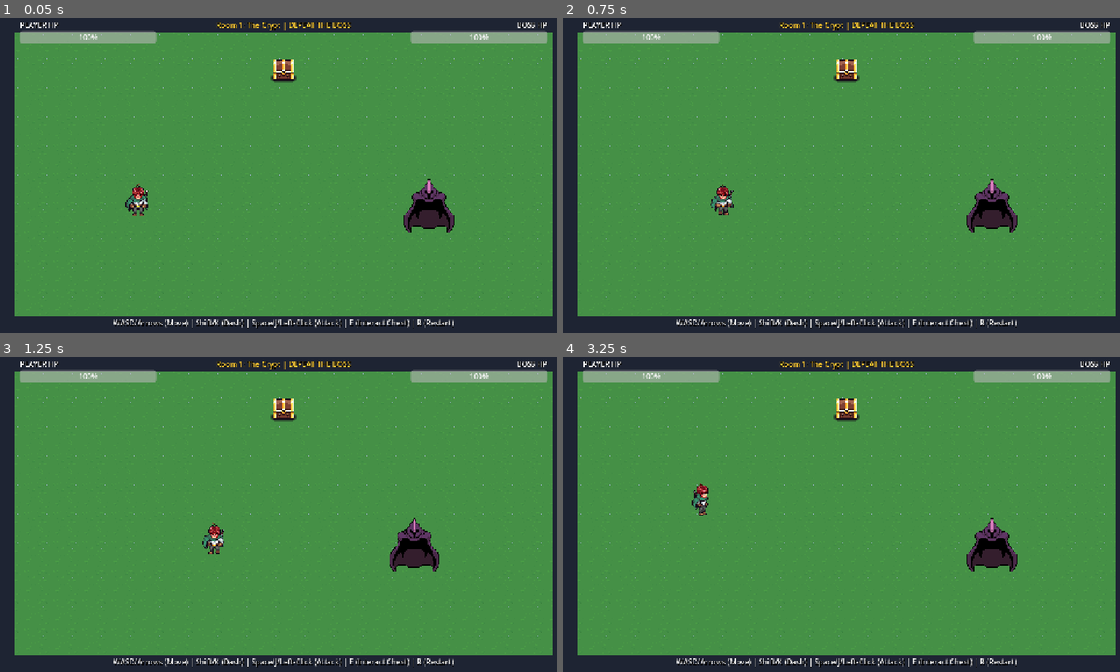
Above: before the commit, frames 1-4 (two rows, left to right).
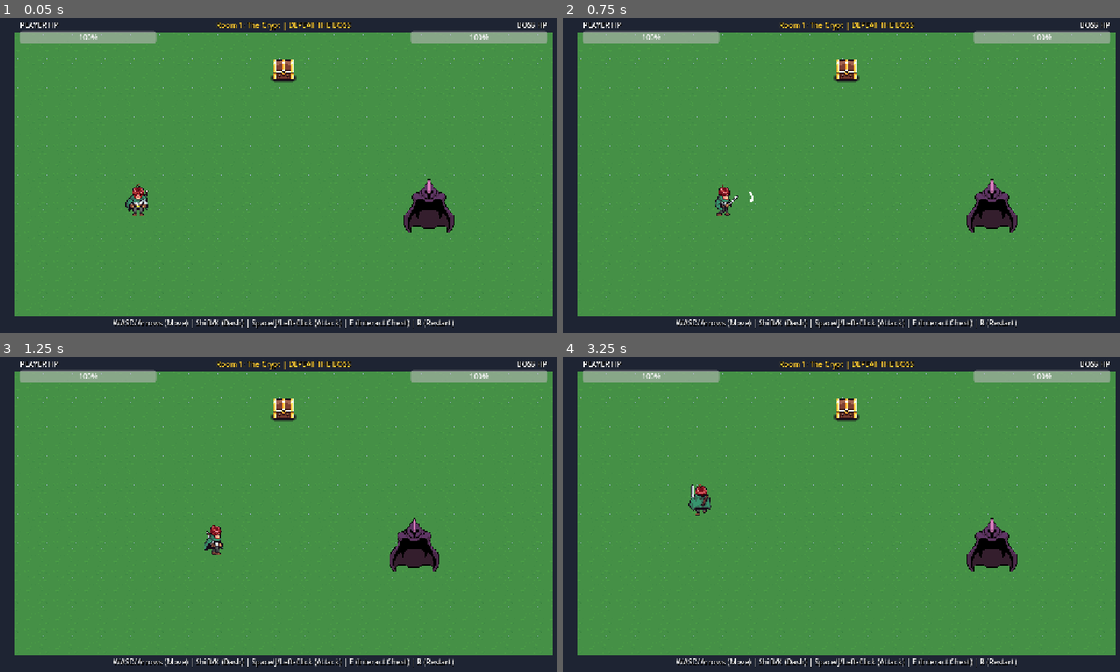
Above: after the commit, the same moments.

Repository: dakshshrivastava2025/SkillIssue.exe
Game: Godot game, scene res://scenes/main.tscn
Two runs of this game, one before a commit and one after it. Both use one fixed random seed, a clock stepped at 60 frames per second and the inputs below.
Inputs:
- Up to frame 1 (0.05 s): no input
- Up to frame 2 (0.75 s): tap Enter at 0.5 s; hold Right (move_right) from 0.53 s (still down); tap J (attack) at 0.6 s
- Up to frame 3 (1.25 s): keep holding Right (move_right)
- Up to frame 4 (3.25 s): release Right (move_right) at 1.28 s; hold Down (move_down) 1.28-2.03 s; tap J (attack) at 1.35, 2.3, 3.05 s; hold Right (move_right) 2.03-2.78 s; tap Shift (dash) at 2.1 s; hold Up (move_up) from 2.78 s (still down); tap R at 2.85 s

Frame 1 is identical in both runs. In frame 2, 0.3% of the frame differs, in the area x 26-35%, y 52-63%; in frame 3, 0.2%; in frame 4, 0.3%, in the area x 22-27%, y 40-51%.

Commit message:
Hook up AnimatedSprite2D with user renamed individual frames (walk, idle, attack, victory)

Diff:
--- a/scenes/player.tscn
+++ b/scenes/player.tscn
@@ -1,8 +1,202 @@
-[gd_scene load_steps=7 format=3 uid="uid://c3qg0kplayer01"]
+[gd_scene load_steps=37 format=3 uid="uid://c3qg0kplayer01"]
 
 [ext_resource type="Script" path="res://scripts/player/player_controller.gd" id="1_script"]
-[ext_resource type="Texture2D" path="res://assets/PlayerSprite02.png" id="2_tex"]
-[ext_resource type="Texture2D" path="res://assets/AttackSprite01.png" id="3_atk_tex"]
+[ext_resource type="Texture2D" path="res://player_frames/attack_down_0.png" id="2_atk_d0"]
+[ext_resource type="Texture2D" path="res://player_frames/attack_down_1.png" id="3_atk_d1"]
+[ext_resource type="Texture2D" path="res://player_frames/attack_down_2.png" id="4_atk_d2"]
+[ext_resource type="Texture2D" path="res://player_frames/attack_right_0.png" id="5_atk_r0"]
+[ext_resource type="Texture2D" path="res://player_frames/attack_right_1.png" id="6_atk_r1"]
+[ext_resource type="Texture2D" path="res://player_frames/attack_right_2.png" id="7_atk_r2"]
+[ext_resource type="Texture2D" path="res://player_frames/attack_up_0.png" id="8_atk_u0"]
+[ext_resource type="Texture2D" path="res://player_frames/attack_up_1.png" id="9_atk_u1"]
+[ext_resource type="Texture2D" path="res://player_frames/attack_up_2.png" id="10_atk_u2"]
+[ext_resource type="Texture2D" path="res://player_frames/idle_down_0.png" id="11_idl_d0"]
+[ext_resource type="Texture2D" path="res://player_frames/idle_down_1.png" id="12_idl_d1"]
+[ext_resource type="Texture2D" path="res://player_frames/idle_down_2.png" id="13_idl_d2"]
+[ext_resource type="Texture2D" path="res://player_frames/idle_right_0.png" id="14_idl_r0"]
+[ext_resource type="Texture2D" path="res://player_frames/idle_right_1.png" id="15_idl_r1"]
+[ext_resource type="Texture2D" path="res://player_frames/idle_right_2.png" id="16_idl_r2"]
+[ext_resource type="Texture2D" path="res://player_frames/idle_up_0.png" id="17_idl_u0"]
+[ext_resource type="Texture2D" path="res://player_frames/idle_up_1.png" id="18_idl_u1"]
+[ext_resource type="Texture2D" path="res://player_frames/idle_up_2.png" id="19_idl_u2"]
+[ext_resource type="Texture2D" path="res://player_frames/victory_down.png" id="20_vic_d"]
+[ext_resource type="Texture2D" path="res://player_frames/victory_right.png" id="21_vic_r"]
+[ext_resource type="Texture2D" path="res://player_frames/victory_up.png" id="22_vic_u"]
+[ext_resource type="Texture2D" path="res://player_frames/walk_down_0.png" id="23_wlk_d0"]
+[ext_resource type="Texture2D" path="res://player_frames/walk_down_1.png" id="24_wlk_d1"]
+[ext_resource type="Texture2D" path="res://player_frames/walk_down_2.png" id="25_wlk_d2"]
+[ext_resource type="Texture2D" path="res://player_frames/walk_down_3.png" id="26_wlk_d3"]
+[ext_resource type="Texture2D" path="res://player_frames/walk_right_0.png" id="27_wlk_r0"]
+[ext_resource type="Texture2D" path="res://player_frames/walk_right_1.png" id="28_wlk_r1"]
+[ext_resource type="Texture2D" path="res://player_frames/walk_right_2.png" id="29_wlk_r2"]
+[ext_resource type="Texture2D" path="res://player_frames/walk_right_3.png" id="30_wlk_r3"]
+[ext_resource type="Texture2D" path="res://player_frames/walk_up_0.png" id="31_wlk_u0"]
+[ext_resource type="Texture2D" path="res://player_frames/walk_up_1.png" id="32_wlk_u1"]
+[ext_resource type="Texture2D" path="res://player_frames/walk_up_2.png" id="33_wlk_u2"]
+[ext_resource type="Texture2D" path="res://player_frames/walk_up_3.png" id="34_wlk_u3"]
+[ext_resource type="Texture2D" path="res://assets/AttackSprite01.png" id="35_atk_effect"]
+
+[sub_resource type="SpriteFrames" id="SpriteFrames_player"]
+animations = [{
+"frames": [{
+"duration": 1.0,
+"texture": ExtResource("2_atk_d0")
+}, {
+"duration": 1.0,
+"texture": ExtResource("3_atk_d1")
+}, {
+"duration": 1.0,
+"texture": ExtResource("4_atk_d2")
+}],
+"loop": false,
+"name": &"attack_down",
+"speed": 12.0
+}, {
+"frames": [{
+"duration": 1.0,
+"texture": ExtResource("5_atk_r0")
+}, {
+"duration": 1.0,
+"texture": ExtResource("6_atk_r1")
+}, {
+"duration": 1.0,
+"texture": ExtResource("7_atk_r2")
+}],
+"loop": false,
+"name": &"attack_right",
+"speed": 12.0
+}, {
+"frames": [{
+"duration": 1.0,
+"texture": ExtResource("8_atk_u0")
+}, {
+"duration": 1.0,
+"texture": ExtResource("9_atk_u1")
+}, {
+"duration": 1.0,
+"texture": ExtResource("10_atk_u2")
+}],
+"loop": false,
+"name": &"attack_up",
+"speed": 12.0
+}, {
+"frames": [{
+"duration": 1.0,
+"texture": ExtResource("11_idl_d0")
+}, {
+"duration": 1.0,
+"texture": ExtResource("12_idl_d1")
+}, {
+"duration": 1.0,
+"texture": ExtResource("13_idl_d2")
+}],
+"loop": true,
+"name": &"idle_down",
+"speed": 4.0
+}, {
+"frames": [{
+"duration": 1.0,
+"texture": ExtResource("14_idl_r0")
+}, {
+"duration": 1.0,
+"texture": ExtResource("15_idl_r1")
+}, {
+"duration": 1.0,
+"texture": ExtResource("16_idl_r2")
+}],
+"loop": true,
+"name": &"idle_right",
+"speed": 4.0
+}, {
+"frames": [{
+"duration": 1.0,
+"texture": ExtResource("17_idl_u0")
+}, {
+"duration": 1.0,
+"texture": ExtResource("18_idl_u1")
+}, {
+"duration": 1.0,
+"texture": ExtResource("19_idl_u2")
+}],
+"loop": true,
+"name": &"idle_up",
+"speed": 4.0
+}, {
+"frames": [{
+"duration": 1.0,
+"texture": ExtResource("20_vic_d")
+}],
+"loop": true,
+"name": &"victory_down",
+"speed": 5.0
+}, {
+"frames": [{
+"duration": 1.0,
+"texture": ExtResource("21_vic_r")
+}],
+"loop": true,
+"name": &"victory_right",
+"speed": 5.0
+}, {
+"frames": [{
+"duration": 1.0,
+"texture": ExtResource("22_vic_u")
+}],
+"loop": true,
+"name": &"victory_up",
+"speed": 5.0
+}, {
+"frames": [{
+"duration": 1.0,
+"texture": ExtResource("23_wlk_d0")
+}, {
+"duration": 1.0,
+"texture": ExtResource("24_wlk_d1")
+}, {
+"duration": 1.0,
+"texture": ExtResource("25_wlk_d2")
+}, {
+"duration": 1.0,
+"texture": ExtResource("26_wlk_d3")
+}],
+"loop": true,
+"name": &"walk_down",
+"speed": 8.0
+}, {
+"frames": [{
+"duration": 1.0,
+"texture": ExtResource("27_wlk_r0")
+}, {
+"duration": 1.0,
+"texture": ExtResource("28_wlk_r1")
+}, {
+"duration": 1.0,
+"texture": ExtResource("29_wlk_r2")
+}, {
+"duration": 1.0,
+"texture": ExtResource("30_wlk_r3")
+}],
+"loop": true,
+"name": &"walk_right",
+"speed": 8.0
+}, {
+"frames": [{
+"duration": 1.0,
+"texture": ExtResource("31_wlk_u0")
+}, {
+"duration": 1.0,
+"texture": ExtResource("32_wlk_u1")
+}, {
+"duration": 1.0,
+"texture": ExtResource("33_wlk_u2")
+}, {
+"duration": 1.0,
+"texture": ExtResource("34_wlk_u3")
+}],
+"loop": true,
+"name": &"walk_up",
+"speed": 8.0
+}]
 
 [sub_resource type="CapsuleShape2D" id="CapsuleShape2D_p1"]
 radius = 20.0
@@ -20,12 +214,10 @@
 collision_mask = 1
 script = ExtResource("1_script")
 
-[node name="Sprite2D" type="Sprite2D" parent="."]
+[node name="AnimatedSprite2D" type="AnimatedSprite2D" parent="."]
 scale = Vector2(1.5, 1.5)
-texture = ExtResource("2_tex")
-hframes = 16
-vframes = 3
-frame = 0
+sprite_frames = SubResource("SpriteFrames_player")
+animation = &"idle_down"
 
 [node name="CollisionShape2D" type="CollisionShape2D" parent="."]
 shape = SubResource("CapsuleShape2D_p1")
@@ -42,8 +234,6 @@
 [node name="AttackSprite" type="Sprite2D" parent="AttackArea"]
 texture = SubResource("AtlasTexture_atk")
 
-[node name="AnimationPlayer" type="AnimationPlayer" parent="."]
-
 [node name="SFXAttack" type="AudioStreamPlayer2D" parent="."]
 
 [node name="SFXHit" type="AudioStreamPlayer2D" parent="."]
--- a/scripts/player/player_controller.gd
+++ b/scripts/player/player_controller.gd
@@ -13,11 +13,7 @@
 
 var current_health: int = 100
 
-# Direction & Animation States
-# Down: Frames 0..3 (Idle: 0..2, Walk: 0..3)
-# Up: Frames 4..7 (Idle: 4, Walk: 4..7)
-# Right: Frames 8..11 (Idle: 8, Walk: 8..11)
-# Left: Frames 8..11 (Mirrored flip_h)
+# Direction & Animation
 enum Direction { DOWN, UP, RIGHT, LEFT }
 var current_dir: Direction = Direction.DOWN
 
@@ -30,12 +26,6 @@
 var attack_cooldown: float = 0.0
 var invulnerable: bool = false
 
-# Custom animation frame cycle timer
-var anim_timer: float = 0.0
-var anim_frame_idx: int = 0
-const WALK_FRAME_SPEED: float = 0.14
-const IDLE_FRAME_SPEED: float = 0.28
-
 # Unlocked Abilities from Chests
 var unlocked_abilities = {
 	"dash": true,
@@ -45,7 +35,7 @@
 }
 
 # Node references
-@onready var sprite: Sprite2D = $Sprite2D
+@onready var anim_sprite: AnimatedSprite2D = $AnimatedSprite2D
 @onready var attack_area: Area2D = $AttackArea
 @onready var attack_collision: CollisionShape2D = $AttackArea/CollisionShape2D
 @onready var attack_sprite: Sprite2D = $AttackArea/AttackSprite
@@ -57,7 +47,7 @@
 	health_changed.emit(current_health, max_health)
 	attack_collision.disabled = true
 	attack_sprite.visible = false
-	_update_animation_frame()
+	_play_anim("idle")
 
 func _physics_process(delta: float) -> void:
 	# Dash state
@@ -101,8 +91,12 @@
 	else:
 		velocity = velocity.move_toward(Vector2.ZERO, speed * 8.0 * delta)
 
-	# Handle smooth walking and breathing idle animation cycles
-	_process_animation(delta)
+	# Play appropriate animation state if not attacking
+	if not is_attacking:
+		if is_moving:
+			_play_anim("walk")
+		else:
+			_play_anim("idle")
 
 	# Dash Trigger
 	if Input.is_action_just_pressed("dash") and not is_dashing and unlocked_abilities["dash"]:
@@ -116,42 +110,28 @@
 
 	move_and_slide()
 
-func _process_animation(delta: float) -> void:
-	anim_timer += delta
-	var current_speed_threshold = WALK_FRAME_SPEED if is_moving else IDLE_FRAME_SPEED
-
-	if anim_timer >= current_speed_threshold:
-		anim_timer = 0.0
-		anim_frame_idx += 1
-		_update_animation_frame()
-
-func _update_animation_frame() -> void:
-	var base_frame = 0
+func _play_anim(action: String) -> void:
+	var dir_suffix = "down"
 	var flip = false
 
 	match current_dir:
 		Direction.DOWN:
-			base_frame = 0
+			dir_suffix = "down"
 			flip = false
 		Direction.UP:
-			base_frame = 4
+			dir_suffix = "up"
 			flip = false
 		Direction.RIGHT:
-			base_frame = 8
+			dir_suffix = "right"
 			flip = false
 		Direction.LEFT:
-			base_frame = 8
+			dir_suffix = "right"
 			flip = true
 
-	sprite.flip_h = flip
-
-	if is_moving:
-		# 4-frame walk cycle [base_frame + 0..3]
-		sprite.frame = base_frame + (anim_frame_idx % 4)
-	else:
-		# 3-frame breathing idle cycle [base_frame + 0..2]
-		# (e.g., frames 0, 1, 2 for down-facing idle)
-		sprite.frame = base_frame + (anim_frame_idx % 3)
+	anim_sprite.flip_h = flip
+	var anim_name = action + "_" + dir_suffix
+	if anim_sprite.animation != anim_name or not anim_sprite.is_playing():
+		anim_sprite.play(anim_name)
 
 func _start_dash(direction: Vector2) -> void:
 	is_dashing = true
@@ -160,14 +140,16 @@
 
 func _perform_attack() -> void:
 	is_attacking = true
-	attack_cooldown = 0.28
+	attack_cooldown = 0.32
 	attack_collision.disabled = false
 	attack_sprite.visible = true
+
+	_play_anim("attack")
 
 	if sfx_attack and sfx_attack.stream:
 		sfx_attack.play()
 
-	await get_tree().create_timer(0.12).timeout
+	await get_tree().create_timer(0.18).timeout
 	attack_collision.disabled = true
 	attack_sprite.visible = false
 
@@ -208,7 +190,7 @@
 
 func _flash_hit() -> void:
 	invulnerable = true
-	sprite.modulate = Color(2.0, 0.2, 0.2, 1.0)
+	anim_sprite.modulate = Color(2.0, 0.2, 0.2, 1.0)
 	await get_tree().create_timer(0.2).timeout
-	sprite.modulate = Color(1.0, 1.0, 1.0, 1.0)
+	anim_sprite.modulate = Color(1.0, 1.0, 1.0, 1.0)
 	invulnerable = false
Binary file added: player_frames/attack_down_0.png
Binary file added: player_frames/attack_down_1.png
Binary file added: player_frames/attack_down_2.png
Binary file added: player_frames/attack_right_0.png
Binary file added: player_frames/attack_right_1.png
Binary file added: player_frames/attack_right_2.png
Binary file added: player_frames/attack_up_0.png
Binary file added: player_frames/attack_up_1.png
Binary file added: player_frames/attack_up_2.png
Binary file added: player_frames/idle_down_0.png
Not shown, added: player_frames/idle_down_0.png.import
Binary file added: player_frames/idle_down_1.png
(and 55 more such lines)
